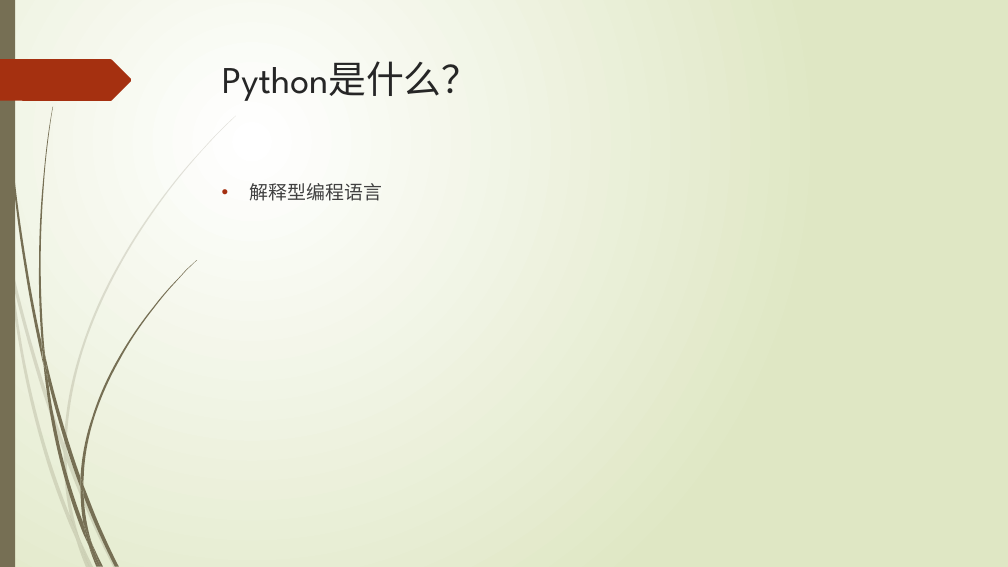
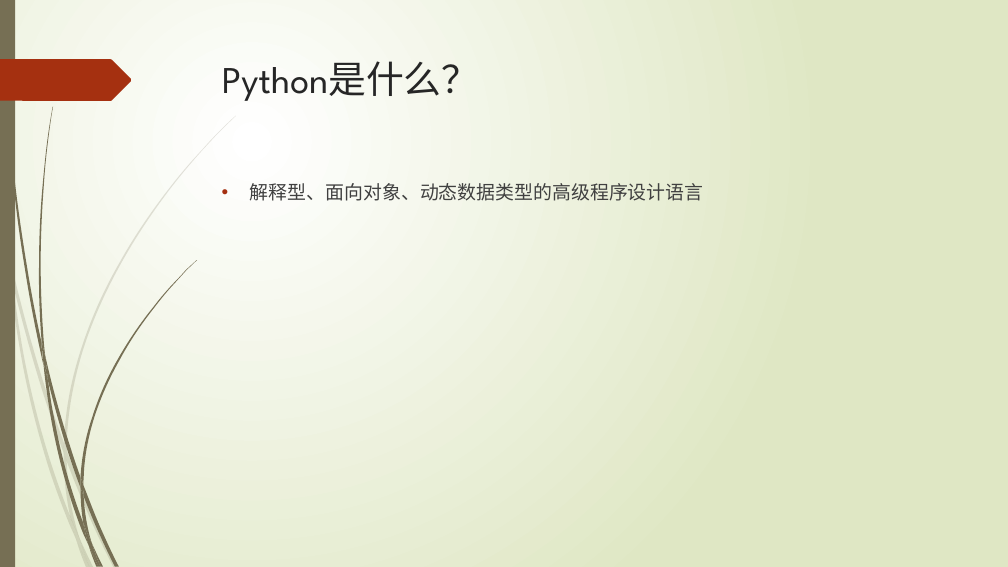
Before and after one commit to lspgithublxh/document, a slide deck: slide 2 of 编程语言/python/Python基础入门知识分享.pptx. Drawn at 1008x567 pixels with LibreOffice and Linux fonts; fonts in the diff are those of the drawing. Boxes give left, top, right and bottom in pixels: in the first picture for what was removed or moved away, otherwise in the second. Text is boxed around its words. In the diff, an @@ line names an element or a change of style, - is before the commit and + after.

```diff
--- a/编程语言/python/Python基础入门知识分享.pptx
+++ b/编程语言/python/Python基础入门知识分享.pptx
@@ text at bbox=[250, 183, 704, 201]: text changed @@
-• 解释型编程语言
+• 解释型、面向对象、动态数据类型的高级程序设计语言
```
Also in this commit, not shown: 3 other slides changed, 2 slides added, 1 slide removed, 1 other file.
